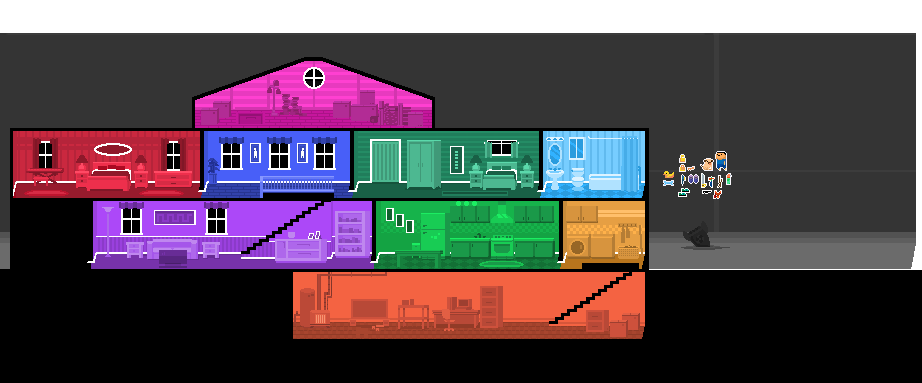
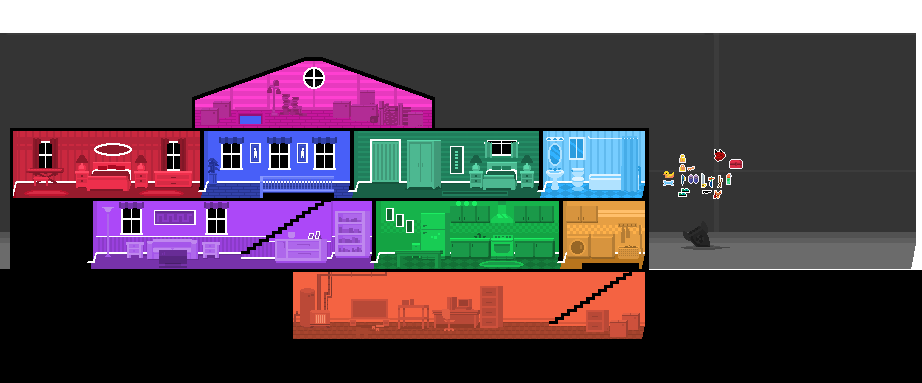
Layer changes from the first (922, 383) image to the second:
painted on "icon" over left=682, top=149, right=743, bottom=198
hid "ent" over left=700, top=151, right=727, bottom=171
painted on "obj" over left=240, top=116, right=261, bottom=124
